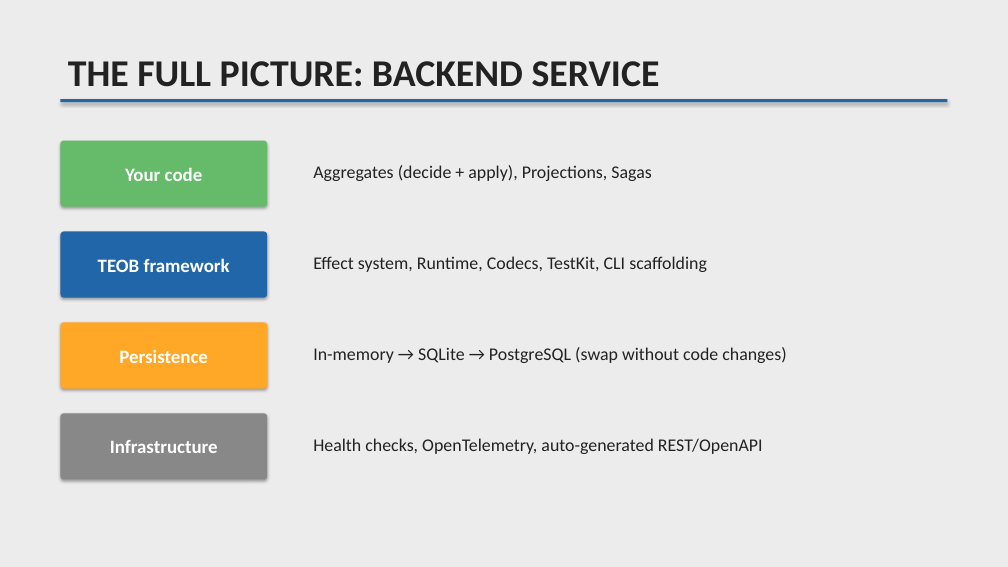
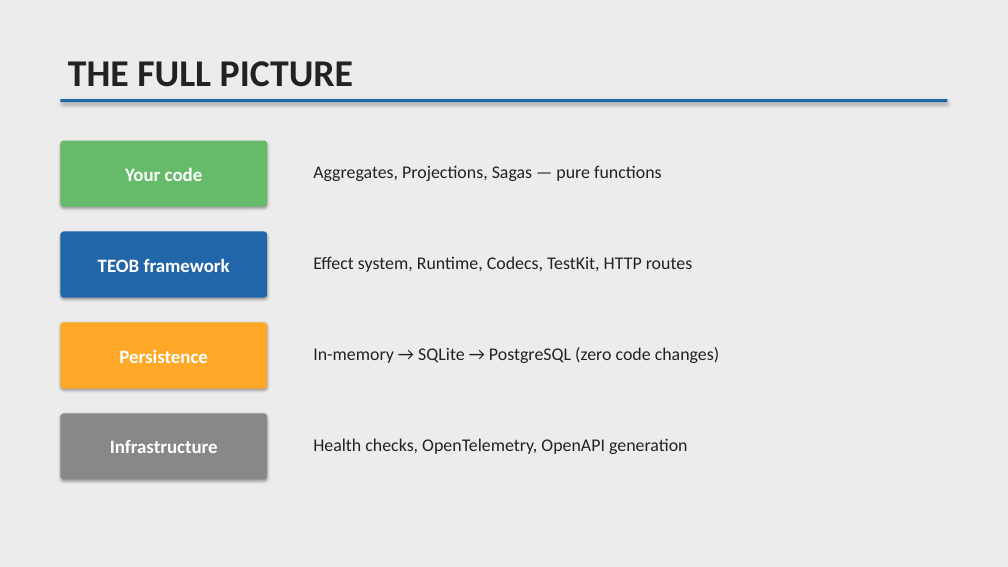
Before and after one commit to lambda-house/teob-ts-workshop-gift-card, a slide deck: slide 24 of slides/DDD-Workshop-Slides.pptx (slide 22 before the commit). Drawn at 1008x567 pixels with LibreOffice and Linux fonts; fonts in the diff are those of the drawing. Boxes give left, top, right and bottom in pixels: in the first picture for what was removed or moved away, otherwise in the second. Text is boxed around its words. In the diff, an @@ line names an element or a change of style, - is before the commit and + after.

```diff
--- a/slides/DDD-Workshop-Slides.pptx
+++ b/slides/DDD-Workshop-Slides.pptx
@@ text at box(68, 61, 353, 87): text changed @@
-THE FULL PICTURE: BACKEND SERVICE
+THE FULL PICTURE
@@ text at box(313, 165, 662, 181): text changed @@
-Aggregates (decide + apply), Projections, Sagas
+Aggregates, Projections, Sagas — pure functions
@@ text at box(313, 256, 692, 272): text changed @@
-Effect system, Runtime, Codecs, TestKit, CLI scaffolding
+Effect system, Runtime, Codecs, TestKit, HTTP routes
@@ text at box(313, 347, 719, 363): text changed @@
-In-memory → SQLite → PostgreSQL (swap without code changes)
+In-memory → SQLite → PostgreSQL (zero code changes)
@@ text at box(313, 438, 688, 454): text changed @@
-Health checks, OpenTelemetry, auto-generated REST/OpenAPI
+Health checks, OpenTelemetry, OpenAPI generation
```
Also in this commit, not shown: 15 other slides changed, 6 slides added, 6 slides removed, 2 other files.
